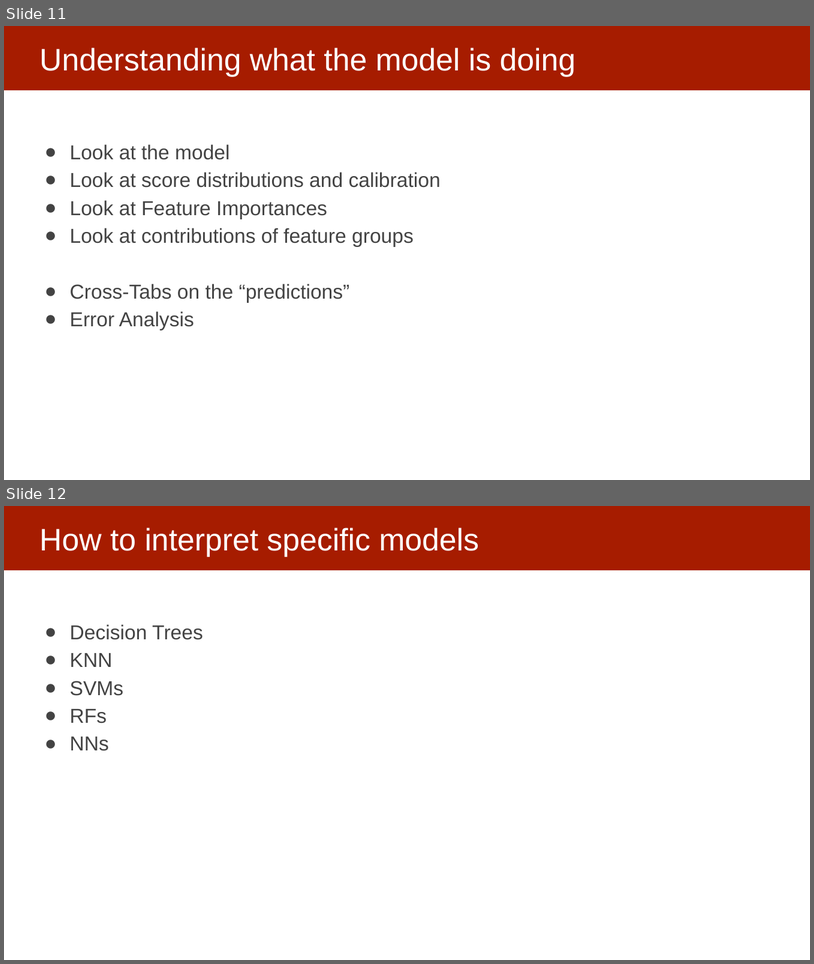
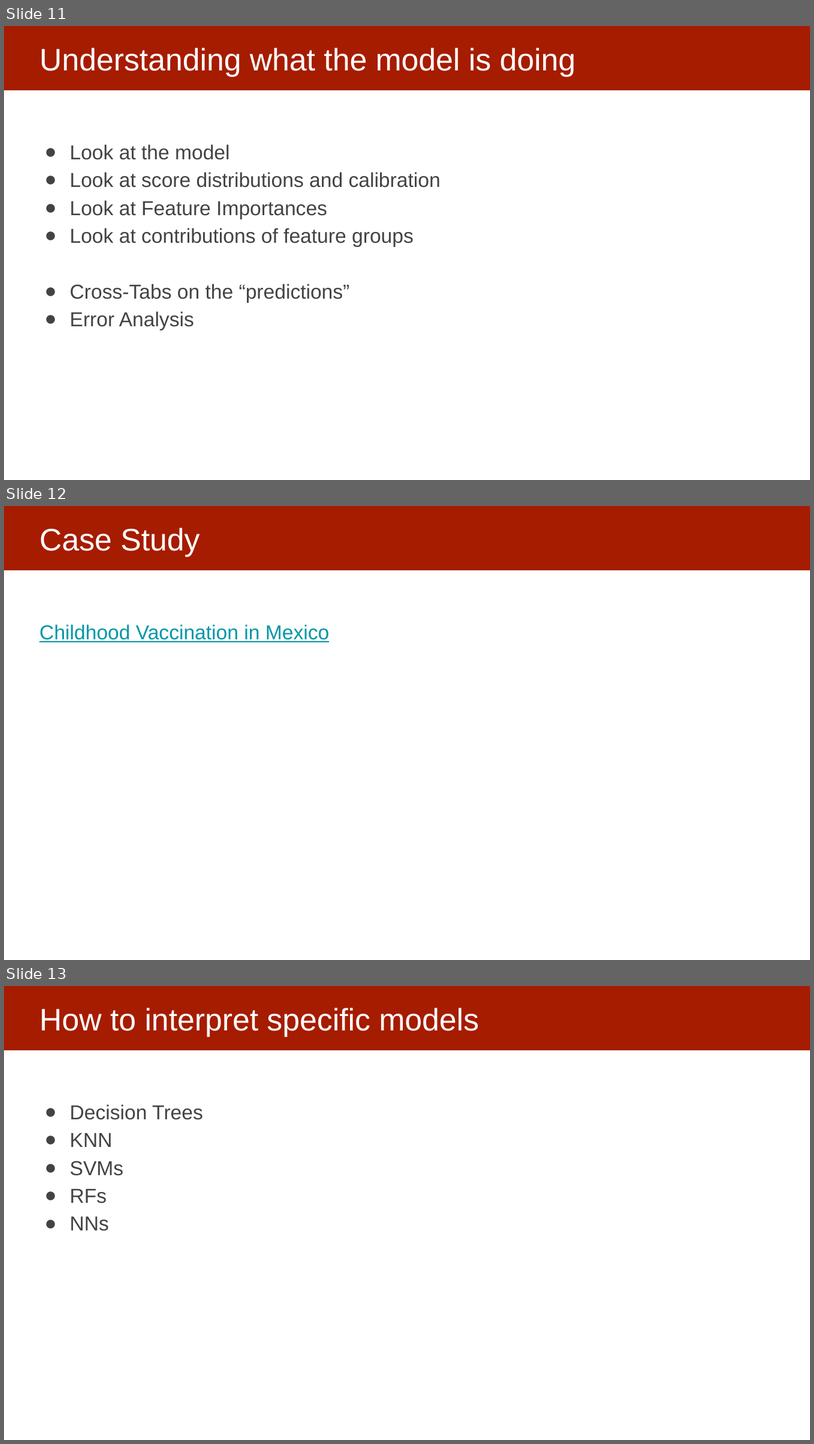
Before and after one commit to dssg/mlforpublicpolicylab, a slide deck: Lectures/16-interpretability-part-1.pptx. Shown one above the other, each under a label of ours: slides 11 and 12 before the commit, slides 11, 12 and 13 after it. The pictures are 814x964 and 814x1444 pixels, drawn with LibreOffice and Linux fonts; fonts in the diff are those of the drawing. Boxes give left, top, right and bottom in pixels: in the first picture for what was removed or moved away, otherwise in the second. Text is boxed around its words. In the diff, an @@ line names an element or a change of style, - is before the commit and + after.

```diff
--- a/Lectures/16-interpretability-part-1.pptx
+++ b/Lectures/16-interpretability-part-1.pptx
@@ slide 12 added at [4, 506, 810, 960], background #FFFFFF; not listed: 1 template element that a slide beside it also shows @@
@@ title added at [39, 528, 200, 557], 37 pt, text #FFFFFF @@
+Case Study
@@ text added at [39, 624, 329, 642], 24 pt, text #0097A7, underline @@
+Childhood Vaccination in Mexico
@@ what was slide 12 is now slide 13 @@
```
Also in this commit, not shown: 3 slides changed, 2 other slides added.
